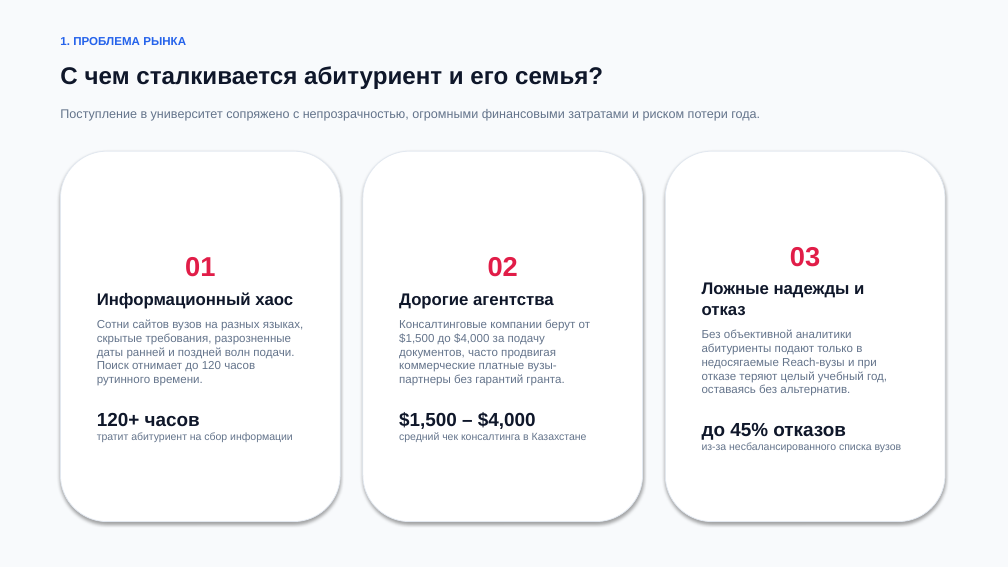
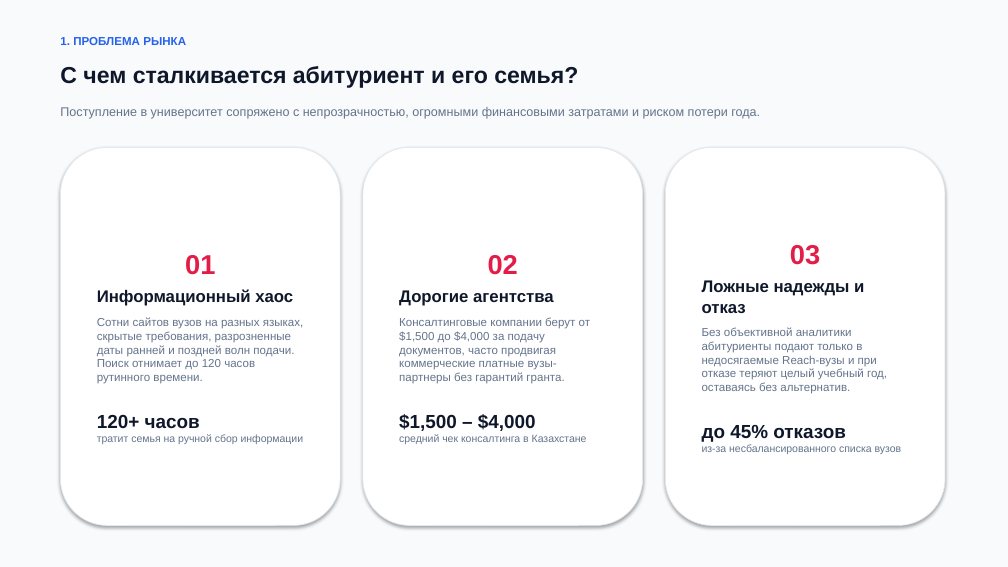
Before and after one commit to adilhan385/Admitroute, a slide deck: slide 2 of AdmitRoute_Presentation_8Slides.pptx. Drawn at 1008x567 pixels with LibreOffice and Linux fonts; fonts in the diff are those of the drawing. Boxes give left, top, right and bottom in pixels: in the first picture for what was removed or moved away, otherwise in the second. Text is boxed around its words. In the diff, an @@ line names an element or a change of style, - is before the commit and + after.

```diff
--- a/AdmitRoute_Presentation_8Slides.pptx
+++ b/AdmitRoute_Presentation_8Slides.pptx
@@ text "С чем сталкивается абитуриент и ..." at (x1=60, y1=66, x2=578, y2=88): size 23 to 22 pt @@
@@ rounded rectangle "01" resized from (x1=60, y1=151, x2=340, y2=522) to (x1=60, y1=147, x2=340, y2=526) @@
@@ rounded rectangle "02" resized from (x1=363, y1=151, x2=643, y2=522) to (x1=363, y1=147, x2=643, y2=526) @@
@@ rounded rectangle "03" resized from (x1=665, y1=151, x2=945, y2=522) to (x1=665, y1=147, x2=945, y2=526) @@
@@ text in rounded rectangle at (x1=97, y1=414, x2=200, y2=428): more space between paragraphs @@
@@ text in rounded rectangle at (x1=399, y1=414, x2=536, y2=431): more space between paragraphs @@
@@ text in rounded rectangle at (x1=97, y1=434, x2=304, y2=444): text changed @@
-тратит абитуриент на сбор информации
+тратит семья на ручной сбор информации
@@ text in rounded rectangle at (x1=702, y1=425, x2=846, y2=442): more space between paragraphs @@
```
Also in this commit, not shown: 4 other slides changed, 3 slides added, 3 slides removed, 5 other files.
